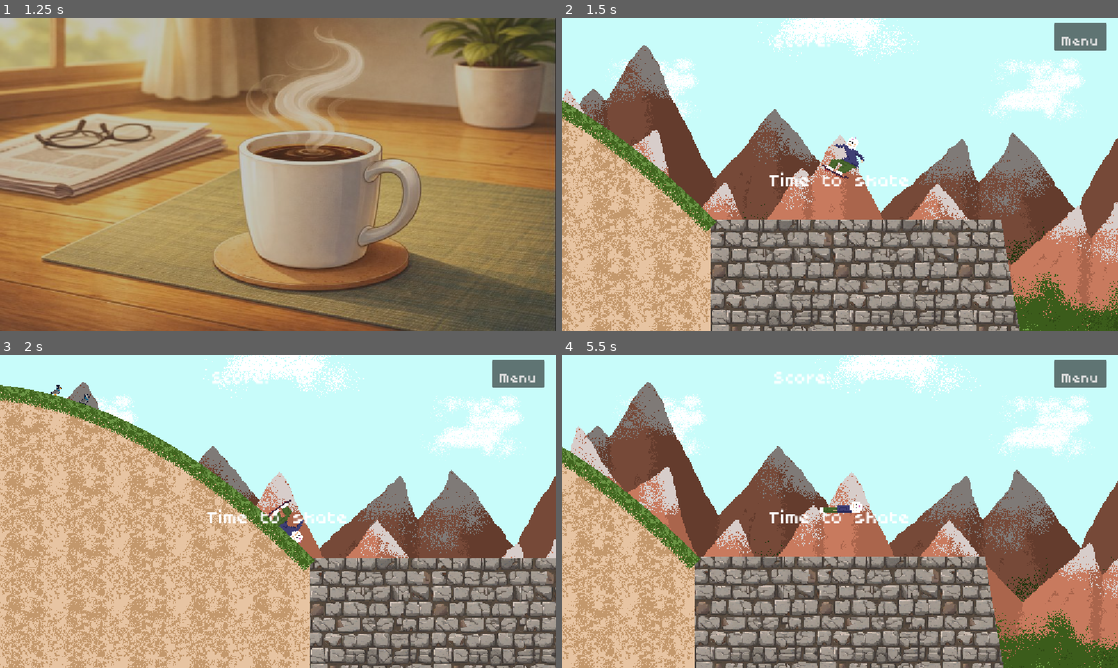
Above: before the commit, frames 1-4 (two rows, left to right).
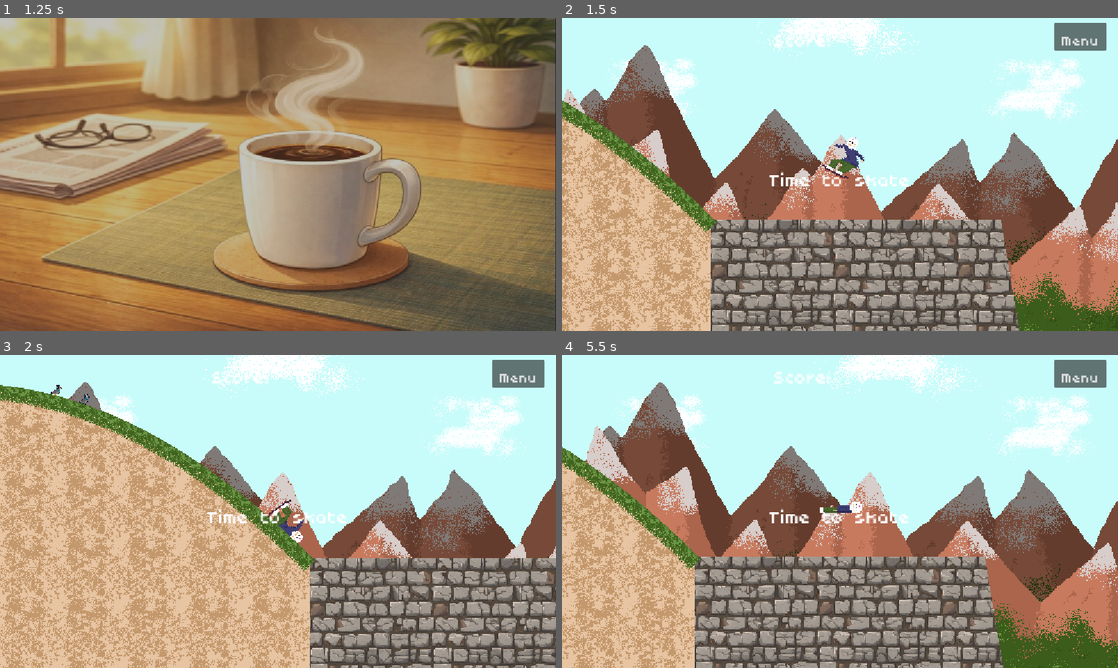
Above: after the commit, the same moments.

Repository: Nikug/fgj-2026
Game: Godot game, scene res://vilperi/MaskSelect.tscn
The game is run twice, just before and just after one commit, with the same random seed, the same clock (stepped at 60 frames per second) and the same inputs. Sound files missing from this copy of the repository are replaced by a short silence.
Inputs (mouse positions are in pixels of both pictures, inside the frame that each line leads up to):
- Up to frame 1 (1.25 s): click "Begin your day" at 0.5 s
- Up to frame 2 (1.5 s): tap Enter (ui_accept) at 1.25 s; move the mouse to (962, 158) at 1.27 s; hold Right (right) from 1.28 s (still down); tap R (r) at 1.35 s
- Up to frame 3 (2 s): keep holding Right (right); tap Space (jump) at 1.52 s
- Up to frame 4 (5.5 s): move the mouse to (728, 527) at 2.02 s; click (728, 527) at 2.1 s; tap Space (jump) at 2.27, 3.77, 4.52, 5.27 s; tap R (r) at 2.3, 2.85, 3.6, 4.55, 5.1 s; move the mouse to (895, 442) at 2.77 s; release Right (right) at 2.78 s; hold A (left) 2.78-3.53 s; move the mouse to (812, 574) at 3.52 s; hold Right (right) 3.53-5.03 s; move the mouse to (1006, 558) at 4.27 s; click (1006, 558) at 4.35 s; move the mouse to (673, 464) at 5.02 s; hold A (left) from 5.03 s (still down)

Frame 1 is identical in both runs. In frame 2, 3.6% of the frame differs, in the area x 0-100%, y 8-100%; in frame 3, 2.3%; in frame 4, 16%, in the area x 1-100%, y 8-100%.

Commit message:
tiamontti

Diff:
--- a/skeittipeli/maija/background.tscn
+++ b/skeittipeli/maija/background.tscn
@@ -92,7 +92,7 @@
 
 [node name="Parallax2D2" type="Parallax2D" parent="." unique_id=1398768022]
 repeat_size = Vector2(2048, 0)
-autoscroll = Vector2(2, 0)
+autoscroll = Vector2(8, 0)
 repeat_times = 10
 follow_viewport = false
 ignore_camera_scroll = true
@@ -121,7 +121,7 @@
 [node name="Parallax2D3" type="Parallax2D" parent="." unique_id=1754541799]
 scroll_offset = Vector2(3, -77)
 repeat_size = Vector2(1536, 0)
-autoscroll = Vector2(6, 0)
+autoscroll = Vector2(15, 0)
 repeat_times = 10
 follow_viewport = false
 ignore_camera_scroll = true
Not shown: 1 places in skeittipeli/main2.tscn that only renumber resources
